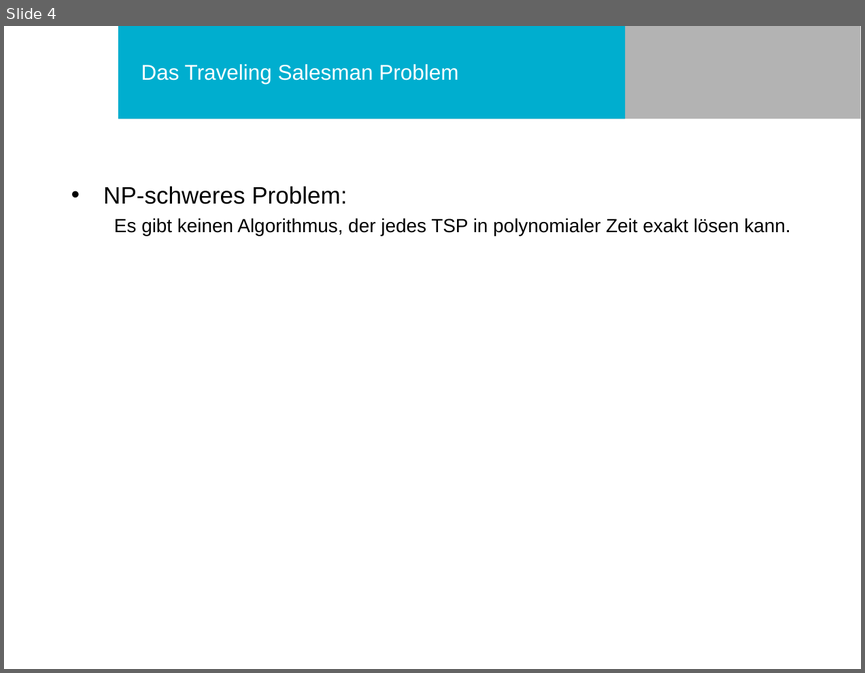
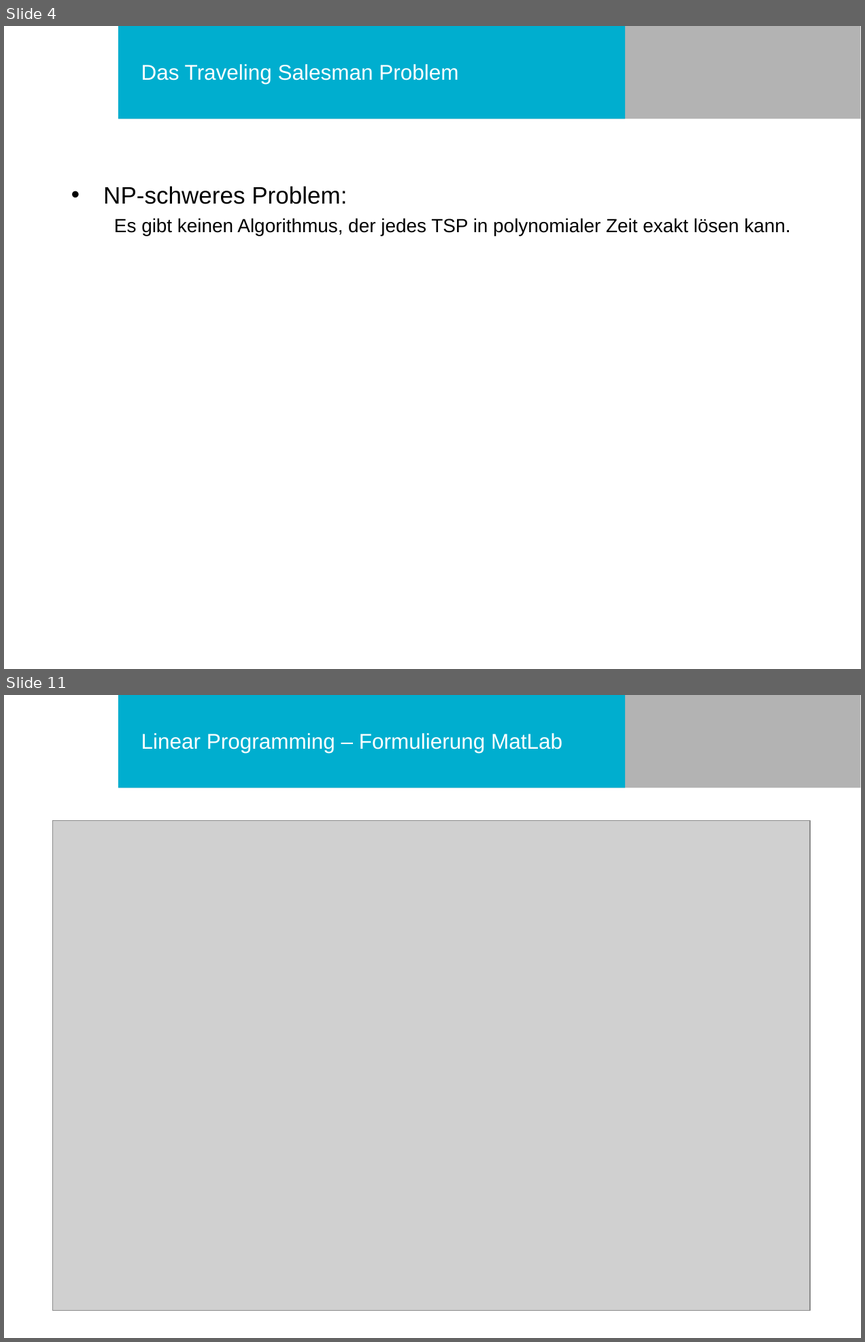
Before and after one commit to philurlaub/matlab2016, a slide deck: Präsentation.ppt. Shown one above the other, each under a label of ours: slide 4 before the commit, slides 4 and 11 after it; the slides between them are not shown. The pictures are 865x673 and 865x1342 pixels, drawn with LibreOffice and Linux fonts; fonts in the diff are those of the drawing; grey boxes stand for pictures; background and template pictures are left out. Boxes give left, top, right and bottom in pixels: in the first picture for what was removed or moved away, otherwise in the second. Text is boxed around its words. In the diff, an @@ line names an element or a change of style, - is before the commit and + after.

```diff
--- a/Präsentation.ppt
+++ b/Präsentation.ppt
@@ slide 11 added at <box>4,695,861,1338</box>, background #FFFFFF; not listed: 2 template elements that a slide beside it also shows @@
@@ title added at <box>141,733,562,753</box>, 18 pt, text #FFFFFF @@
+Linear Programming – Formulierung MatLab
@@ picture added at <box>53,821,810,1310</box> @@
```
Also in this commit, not shown: 6 slides changed, 16 other slides added, 2 slides removed.
